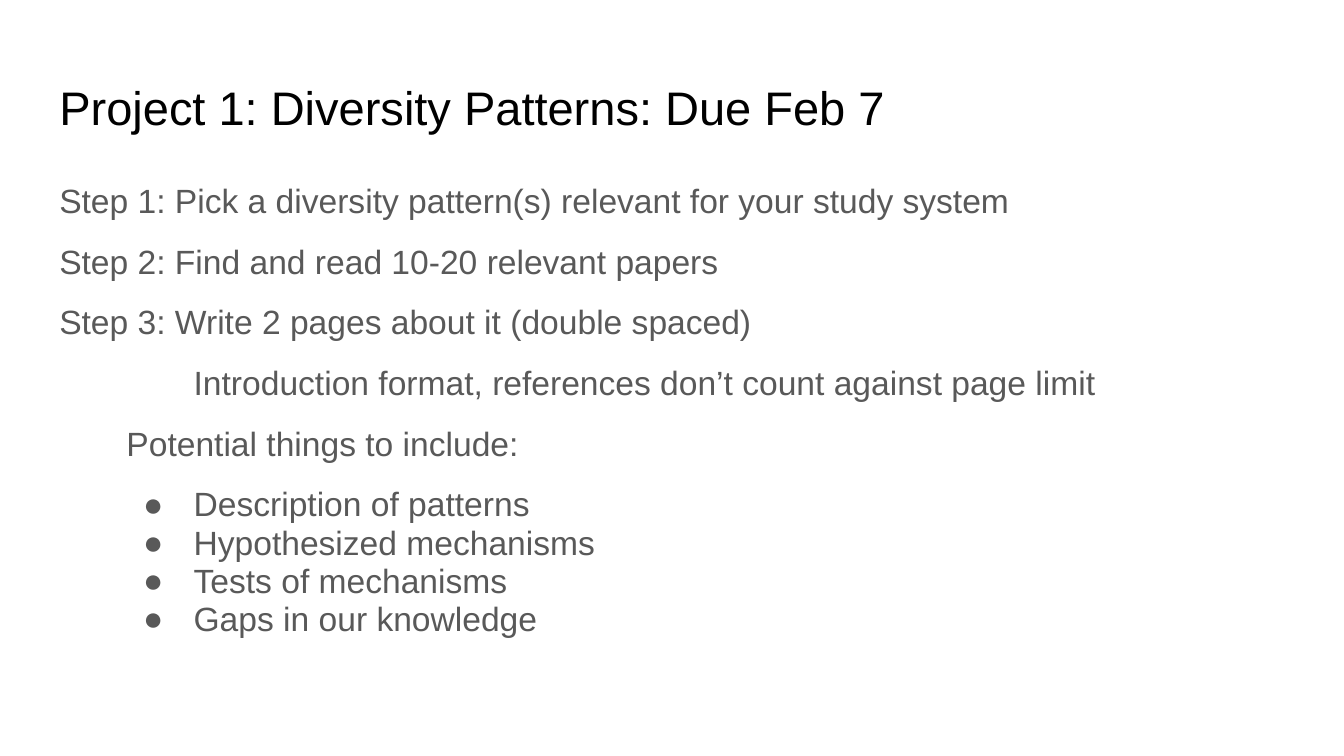
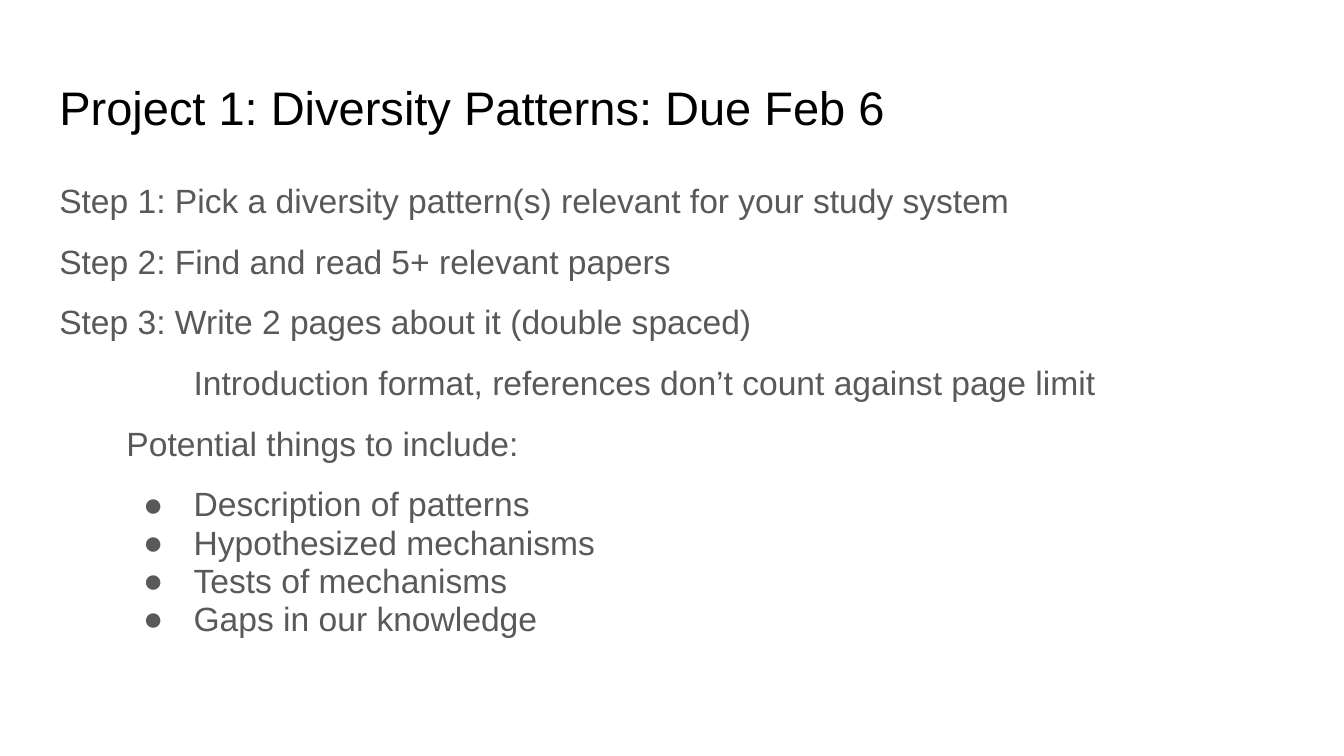
Before and after one commit to bmaitner/Community_ecology_course, a slide deck: slide 9 of lectures/Lecture_01_Intro_to_community_ecology.pptx. Drawn at 1344x756 pixels with LibreOffice and Linux fonts; fonts in the diff are those of the drawing. Boxes give left, top, right and bottom in pixels: in the first picture for what was removed or moved away, otherwise in the second. Text is boxed around its words. In the diff, an @@ line names an element or a change of style, - is before the commit and + after.

Commit message:
minor lecture updates

```diff
--- a/lectures/Lecture_01_Intro_to_community_ecology.pptx
+++ b/lectures/Lecture_01_Intro_to_community_ecology.pptx
@@ title at <box>59,91,884,134</box>: text changed @@
-Project 1: Diversity Patterns: Due Feb 7
+Project 1: Diversity Patterns: Due Feb 6
@@ text at <box>59,249,671,280</box>: text changed @@
-Step 2: Find and read 10-20 relevant papers
+Step 2: Find and read 5+ relevant papers
```
Also in this commit, not shown: 4 other slides changed, 1 slide added, 1 other file.
